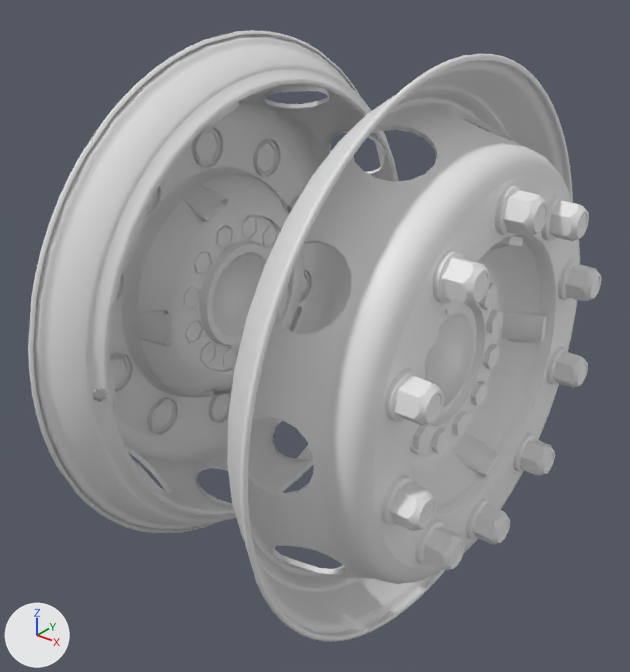
Renders of the Blender file base/vehicle/truck/upgrade/rim/50k_steel_9inch/9inch.blend from each side of a commit.
Rendered twice from a 50 mm lens placed at (0.521, -0.689, 0.406), pointed at (-0.016, -0.019, -0.01). Lighting does not change. The marker at lower left points along +X, +Y and +Z. The same objects are shown in both versions, whatever each file hides.

In view in the first picture: 'axle_man_r.000', 'axle_man_r.001', 'axle_man_r.008', 'axle_man_r.009', 'axle_man_r.010', 'rim.002', 'rim.003', 'screws', 'screws.001'.
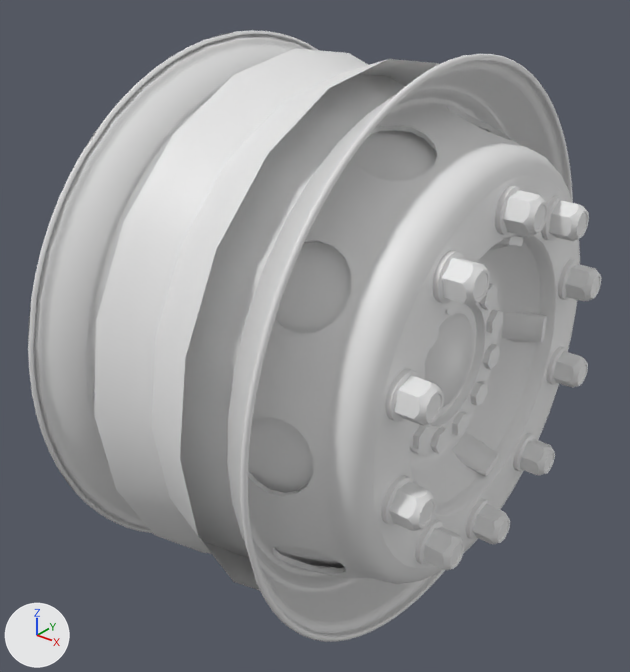
The edits, one by one:
me_meshmodel1_035 is used by ob_rim_003; parent ob_front_man; location (0.0, 0.0, 0.0); rotation (1.571, 0.0, 3.142), in degrees (90, 0, 180).
me_meshmodel1_035 had 1750 vertices, 1800 faces and spanned x -0.187..-0.077, y -0.296..0.296, z -0.296..0.296.
me_meshmodel1_035 now has 1811 vertices, 1840 faces and spans x -0.187..0.055, y -0.296..0.296, z -0.296..0.296.
me_meshmodel1_035 part 1: a new loose piece of 40 vertices spanning x -0.151..0.055, y -0.286..0.286, z -0.286..0.286, in mat_material_001 (white #e7e7e7).

Where the change shows, as pixel boxes [x1, y1, x2, y2] in the pictures (630 x 672 px):
'rim.003', reshaped (38% wider)
    before: [227, 54, 580, 642]
    after: [94, 48, 580, 642]
'rim.002', reshaped (22% wider, 11% taller)
    before: [28, 30, 398, 533]
    after: [28, 30, 481, 590]
part 1 of me_meshmodel1_035, added
    after: [94, 48, 481, 590]
'axle_man_r.000', unchanged, covered by the edit
    before: [133, 173, 304, 397]
'axle_man_r.010', unchanged, covered by the edit
    before: [131, 184, 302, 397]
'screws.001', unchanged, covered by the edit
    before: [109, 127, 312, 434]
